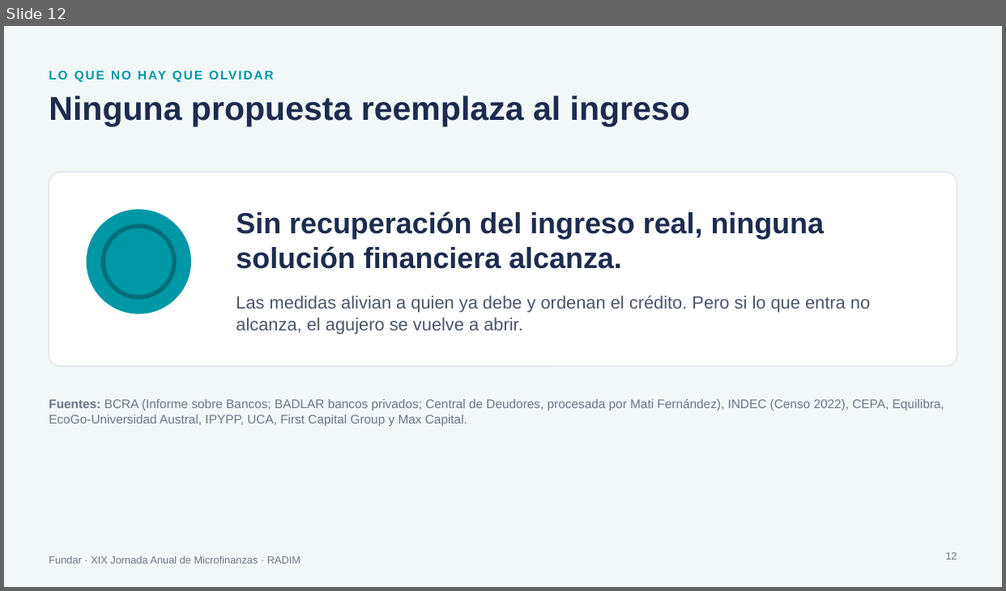
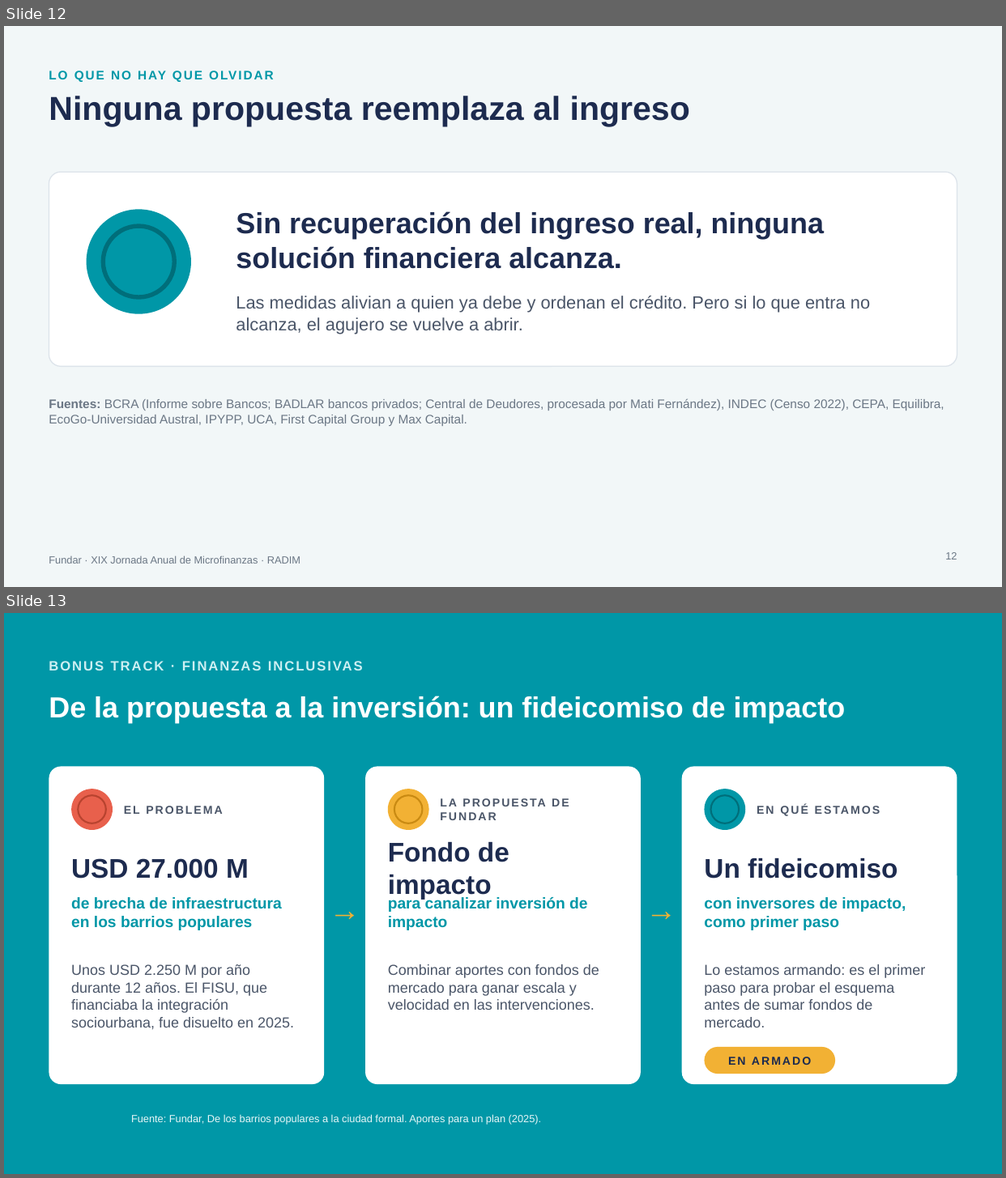
Before and after one commit to elibman36/precios-uber-aeropuertos, a slide deck: presentaciones/crisis_fundar_radim.pptx. Shown one above the other, each under a label of ours: slide 12 before the commit, slides 12 and 13 after it. The pictures are 1006x591 and 1006x1178 pixels, drawn with LibreOffice and Linux fonts; fonts in the diff are those of the drawing; background and template pictures are left out. Boxes give left, top, right and bottom in pixels: in the first picture for what was removed or moved away, otherwise in the second. Text is boxed around its words. In the diff, an @@ line names an element or a change of style, - is before the commit and + after.

```diff
--- a/presentaciones/crisis_fundar_radim.pptx
+++ b/presentaciones/crisis_fundar_radim.pptx
@@ slide 13 added at (4,613,1002,1174), background #0097A7 @@
@@ text added at (49,654,722,677), 13 pt, text #CDEFF2, bold @@
+BONUS TRACK · FINANZAS INCLUSIVAS
@@ text added at (49,696,846,723), 28 pt, text #FFFFFF, bold @@
+De la propuesta a la inversión: un fideicomiso de impacto
@@ rounded rectangle added at (49,766,325,1084), fill #FFFFFF @@
@@ rounded rectangle added at (365,766,641,1084), fill #FFFFFF @@
@@ rounded rectangle added at (682,766,957,1084), fill #FFFFFF @@
@@ ellipse added at (71,789,113,830), fill #E8604C @@
@@ ellipse added at (78,796,106,824), outline #B8432F 1.65 pt @@
@@ text added at (124,806,222,814), 11 pt, text #4A5568, bold @@
+EL PROBLEMA
@@ ellipse added at (388,789,429,830), fill #F2B134 @@
@@ ellipse added at (394,796,423,824), outline #C98A12 1.65 pt @@
@@ ellipse added at (705,789,746,830), fill #0097A7 @@
@@ ellipse added at (710,796,739,824), outline #006E7A 1.65 pt @@
@@ text added at (757,793,943,826), 11 pt, text #4A5568, bold @@
+EN QUÉ ESTAMOS
@@ text added at (440,812,496,820), 11 pt, text #4A5568, bold @@
+LA PROPUESTA DE FUNDAR
@@ text added at (388,842,509,899), 26 pt, text #1D2B4F, bold @@
+Fondo de impacto
@@ text added at (71,858,249,879), 26 pt, text #1D2B4F, bold @@
+USD 27.000 M
@@ text added at (704,858,897,879), 26 pt, text #1D2B4F, bold @@
+Un fideicomiso
@@ text added at (71,897,282,931), 15 pt, text #0097A7, bold @@
+de brecha de infraestructura en los barrios populares
@@ text added at (328,886,362,931), 30 pt, text #F2B134, bold @@
+→
@@ text added at (388,897,587,931), 15 pt, text #0097A7, bold @@
+para canalizar inversión de impacto
@@ text added at (645,886,679,931), 30 pt, text #F2B134, bold @@
+→
@@ text added at (704,897,906,931), 15 pt, text #0097A7, bold @@
+con inversores de impacto, como primer paso
@@ text added at (71,965,294,1030), 14 pt, text #4A5568 @@
+Unos USD 2.250 M por año durante 12 años. El FISU, que financiaba la integración sociourbana, fue disuelto en 2025.
@@ text added at (388,965,599,1010), 14 pt, text #4A5568 @@
+Combinar aportes con fondos de mercado para ganar escala y velocidad en las intervenciones.
@@ text added at (704,965,925,1028), 14 pt, text #4A5568 @@
+Lo estamos armando: es el primer paso para probar el esquema antes de sumar fondos de mercado.
@@ rounded rectangle added at (705,1047,836,1074), fill #F2B134 @@
@@ text added at (728,1057,811,1065), 11 pt, text #1D2B4F, bold @@
+EN ARMADO
@@ text added at (131,1114,542,1125), 10 pt, text #E6F6F7 @@
+Fuente: Fundar, De los barrios populares a la ciudad formal. Aportes para un plan (2025).
```
Also in this commit, not shown: 1 slide changed, 1 other file.
